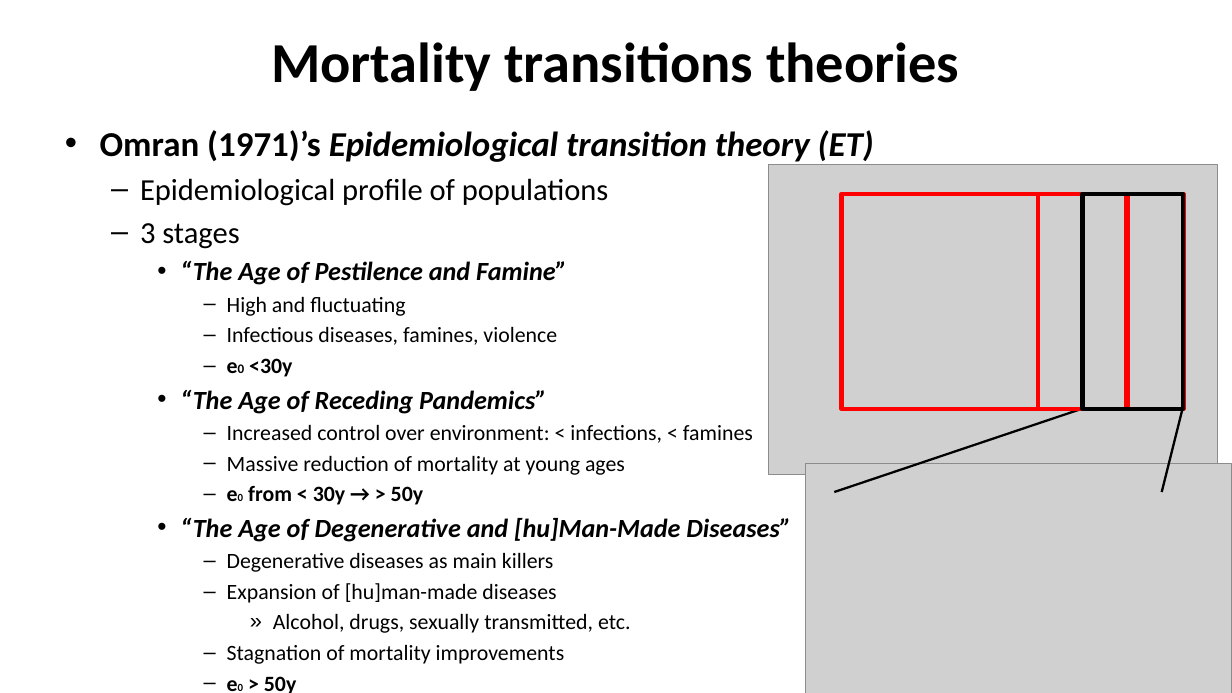
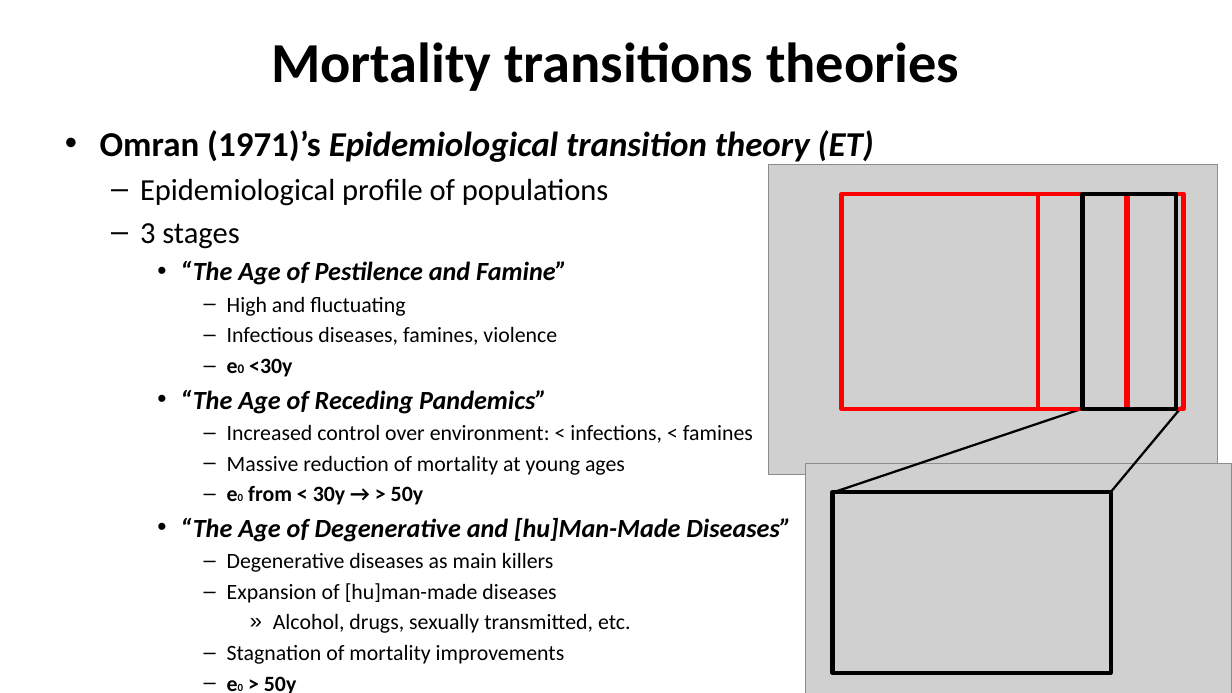
Before and after one commit to kikeacosta/edsd26_apc, a slide deck: slide 22 of slides/01_mortality_trends.pptx. Drawn at 1232x693 pixels with LibreOffice and Linux fonts; fonts in the diff are those of the drawing; grey boxes stand for pictures. Boxes give left, top, right and bottom in pixels: in the first picture for what was removed or moved away, otherwise in the second. Text is boxed around its words. In the diff, an @@ line names an element or a change of style, - is before the commit and + after.

```diff
--- a/slides/01_mortality_trends.pptx
+++ b/slides/01_mortality_trends.pptx
@@ rectangle: place and size @@
-rectangle at <box>1083,194,1183,409</box>
+rectangle at <box>1083,194,1177,409</box>
@@ line moved from (1162, 492) - (1184, 405) to (1111, 492) - (1184, 405) @@
@@ rectangle added at <box>833,492,1111,673</box>, outline #000000 3.25 pt @@
```
Also in this commit, not shown: 7 other slides changed, 2 slides added.
